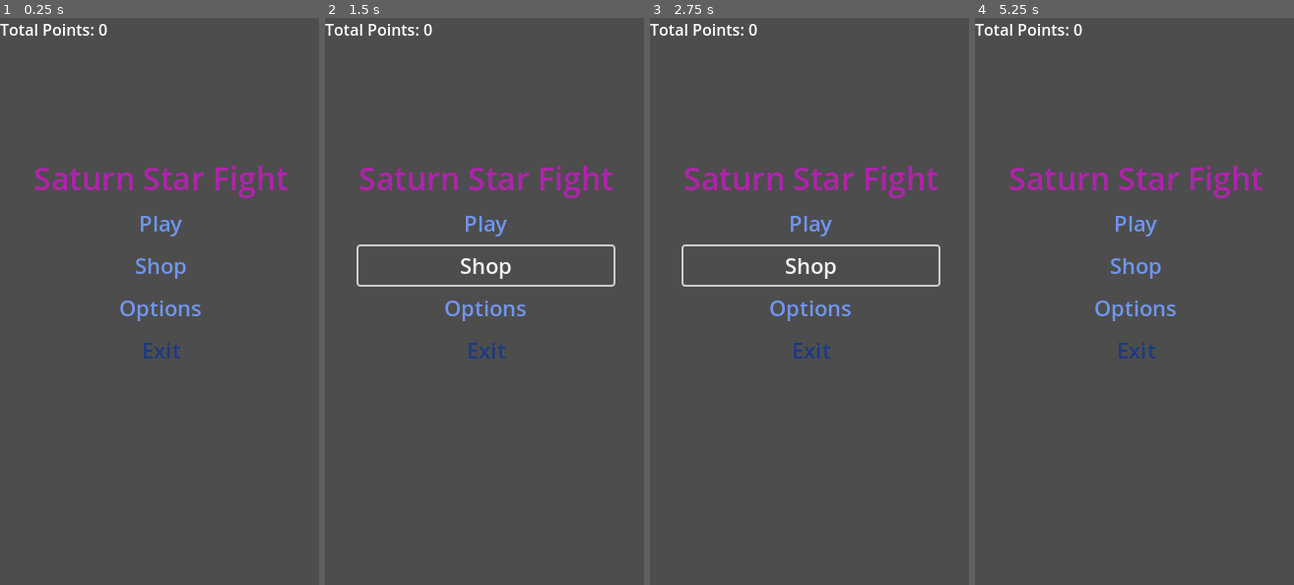
Above: before the commit, frames 1-4 (left to right).
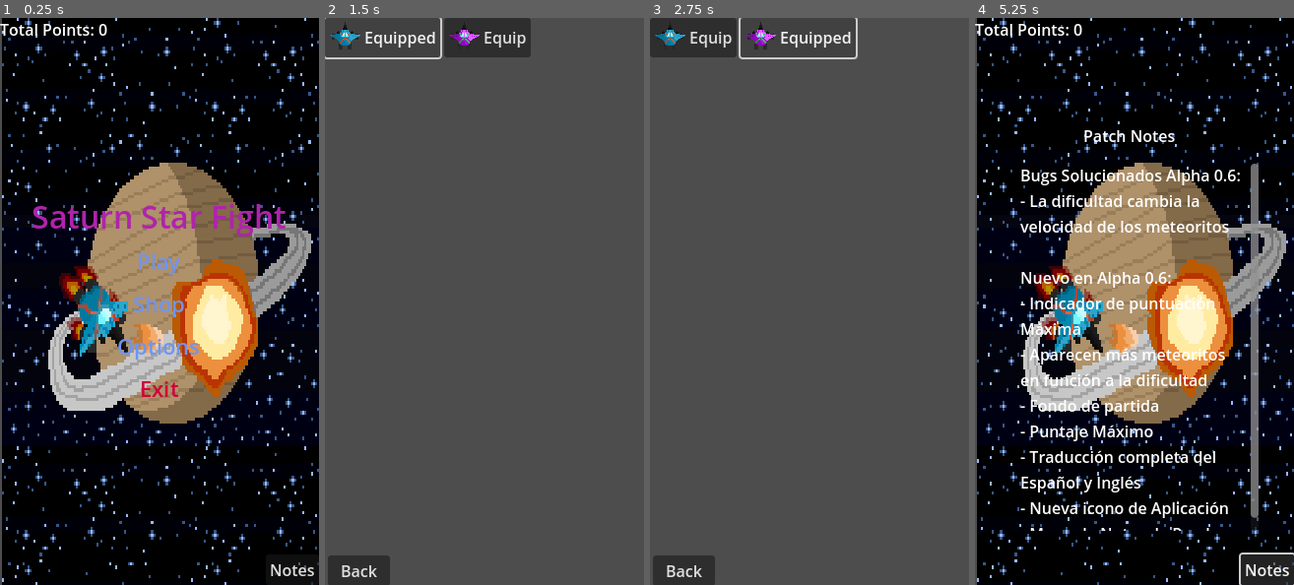
Above: after the commit, the same moments.

Repository: SaternDev/Saturn-Star-Fight-2
Game: Godot game, scene res://Scenes/start_menu.tscn
Same seed, same stepped clock (60 frames per second), same inputs: the game is played once before the commit and once after it.
Inputs (mouse positions are in pixels of both pictures, inside the frame that each line leads up to):
- Up to frame 1 (0.25 s): no input
- Up to frame 2 (1.5 s): click "Shop" at 0.5 s; click (382, 35) at 1.25 s, where only the run after the commit has a clickable "Equipped"
- Up to frame 3 (2.75 s): click (812, 35) at 2 s, where only the run after the commit has a clickable "Equip"
- Up to frame 4 (5.25 s): click (1019, 35) at 2.75 s, where only the run after the commit has a clickable "Equip"; click (1134, 307) at 3.5 s, where only the run before the commit has a clickable "Options"; click "Back" at 4.25 s; click (1268, 567) at 5 s, where only the run after the commit has a clickable "Notes"

The runs differ from the first frame. In frame 1, 99% of the frame differs, in the area x 0-100%, y 0-100%; in frame 2, 6.5%; in frame 3, 6.3%; in frame 4, 99%.

Commit message:
Feat
- Added Background in menu and in game
- Added one Skin
- Shop Interface
- Added Patch Notes

Diff:
--- a/Resources/Backgrounds/BackgroundLvl1.tscn
+++ b/Resources/Backgrounds/BackgroundLvl1.tscn
@@ -217,10 +217,11 @@
 }],
 "loop": true,
 "name": &"default",
-"speed": 6.0
+"speed": 8.0
 }]
 
 [node name="BackgroundLvl1" type="AnimatedSprite2D"]
 sprite_frames = SubResource("SpriteFrames_p0oge")
 autoplay = "default"
 frame_progress = 0.2584409
+speed_scale = 0.3
--- a/Resources/Player/player_ship.tscn
+++ b/Resources/Player/player_ship.tscn
@@ -1,8 +1,9 @@
-[gd_scene load_steps=16 format=3 uid="uid://r0qel3o0n6l"]
+[gd_scene load_steps=17 format=3 uid="uid://r0qel3o0n6l"]
 
 [ext_resource type="Texture2D" uid="uid://br1m4mue7e7qw" path="res://Sprites/ShipSprites/SpriteNave.png" id="1_jae6n"]
 [ext_resource type="Script" uid="uid://cl0ilqujwweey" path="res://Scripts/player_ship.gd" id="1_pkijf"]
 [ext_resource type="Texture2D" uid="uid://c1hfs7p8j02yq" path="res://Sprites/ShipSprites/Ship_Dead_Sheet.png" id="2_hhsqt"]
+[ext_resource type="Texture2D" uid="uid://bdbn6jm3d60tm" path="res://Sprites/RecolorShip_Purple.png" id="4_fxyh5"]
 [ext_resource type="AudioStream" uid="uid://b7nuxm1ft12ly" path="res://Audio/ShootAudio.mp3" id="4_inf54"]
 
 [sub_resource type="AtlasTexture" id="AtlasTexture_inf54"]
@@ -82,6 +83,14 @@
 "loop": true,
 "name": &"default",
 "speed": 5.0
+}, {
+"frames": [{
+"duration": 1.0,
+"texture": ExtResource("4_fxyh5")
+}],
+"loop": true,
+"name": &"defaultPurple",
+"speed": 5.0
 }]
 
 [sub_resource type="CapsuleShape2D" id="CapsuleShape2D_idj7w"]
--- a/Scenes/MainLevel.tscn
+++ b/Scenes/MainLevel.tscn
@@ -16,7 +16,7 @@
 script = ExtResource("4_o15vh")
 
 [node name="DificultyIncreaser" type="Timer" parent="GameController"]
-wait_time = 20.0
+wait_time = 15.0
 one_shot = true
 autostart = true
 
--- a/Scenes/start_menu.tscn
+++ b/Scenes/start_menu.tscn
@@ -1,7 +1,10 @@
-[gd_scene load_steps=3 format=3 uid="uid://cx8ckmq68eirw"]
+[gd_scene load_steps=6 format=3 uid="uid://cx8ckmq68eirw"]
 
 [ext_resource type="Script" uid="uid://ci33fslr24nwm" path="res://Scripts/GameUIScripts/start_menu.gd" id="1_juhg0"]
 [ext_resource type="AudioStream" uid="uid://bku5ldi1bxstp" path="res://Audio/MúsicaMenuInicial.mp3" id="2_jgtwh"]
+[ext_resource type="Texture2D" uid="uid://drq4dg77eogof" path="res://Imagenes/saturno_del_chino.png" id="3_626he"]
+[ext_resource type="PackedScene" uid="uid://cf3mkoxoyfy2x" path="res://UI/patch_notes.tscn" id="3_m6uer"]
+[ext_resource type="PackedScene" uid="uid://023j7hx0jj52" path="res://UI/shop.tscn" id="4_a43kq"]
 
 [node name="StartMenu" type="CanvasLayer"]
 script = ExtResource("1_juhg0")
@@ -14,53 +17,50 @@
 grow_horizontal = 2
 grow_vertical = 2
 
-[node name="CenterContainer" type="CenterContainer" parent="StartMenu"]
-layout_mode = 1
-anchors_preset = 8
-anchor_left = 0.5
-anchor_top = 0.5
-anchor_right = 0.5
-anchor_bottom = 0.5
-offset_left = -110.0
-offset_top = -186.0
-offset_right = 112.0
-offset_bottom = 107.0
-grow_horizontal = 2
-grow_vertical = 2
-
-[node name="VBoxContainer" type="VBoxContainer" parent="StartMenu/CenterContainer"]
-layout_mode = 2
-
-[node name="GameTitle" type="Label" parent="StartMenu/CenterContainer/VBoxContainer"]
+[node name="MarginContainer" type="MarginContainer" parent="StartMenu"]
+layout_mode = 1
+anchors_preset = 15
+anchor_right = 1.0
+anchor_bottom = 1.0
+grow_horizontal = 2
+grow_vertical = 2
+
+[node name="CenterContainer" type="CenterContainer" parent="StartMenu/MarginContainer"]
+layout_mode = 2
+
+[node name="VBoxContainer" type="VBoxContainer" parent="StartMenu/MarginContainer/CenterContainer"]
+layout_mode = 2
+
+[node name="GameTitle" type="Label" parent="StartMenu/MarginContainer/CenterContainer/VBoxContainer"]
 layout_mode = 2
 theme_override_colors/font_color = Color(0.6888266, 0.13857564, 0.6758372, 1)
 theme_override_font_sizes/font_size = 32
 text = "Saturn Star Fight"
 
-[node name="PlayBtn" type="Button" parent="StartMenu/CenterContainer/VBoxContainer"]
+[node name="PlayBtn" type="Button" parent="StartMenu/MarginContainer/CenterContainer/VBoxContainer"]
 layout_mode = 2
 theme_override_colors/font_color = Color(0.4346237, 0.58292305, 0.9356031, 1)
 theme_override_font_sizes/font_size = 22
 text = "Menu_btn_Play"
 flat = true
 
-[node name="ShopBtn" type="Button" parent="StartMenu/CenterContainer/VBoxContainer"]
+[node name="ShopBtn" type="Button" parent="StartMenu/MarginContainer/CenterContainer/VBoxContainer"]
 layout_mode = 2
 theme_override_colors/font_color = Color(0.4346237, 0.58292305, 0.9356031, 1)
 theme_override_font_sizes/font_size = 22
 text = "Menu_btn_Shop"
 flat = true
 
-[node name="OptionsBtn" type="Button" parent="StartMenu/CenterContainer/VBoxContainer"]
+[node name="OptionsBtn" type="Button" parent="StartMenu/MarginContainer/CenterContainer/VBoxContainer"]
 layout_mode = 2
 theme_override_colors/font_color = Color(0.4346237, 0.58292305, 0.9356031, 1)
 theme_override_font_sizes/font_size = 22
 text = "Menu_btn_Options"
 flat = true
 
-[node name="ExitBtn" type="Button" parent="StartMenu/CenterContainer/VBoxContainer"]
-layout_mode = 2
-theme_override_colors/font_color = Color(0.10758302, 0.22811851, 0.5143306, 1)
+[node name="ExitBtn" type="Button" parent="StartMenu/MarginContainer/CenterContainer/VBoxContainer"]
+layout_mode = 2
+theme_override_colors/font_color = Color(0.8195984, 0, 0.22486502, 1)
 theme_override_font_sizes/font_size = 22
 text = "Menu_btn_Exit"
 flat = true
@@ -76,6 +76,32 @@
 volume_db = -12.429
 autoplay = true
 mix_target = 2
+
+[node name="PatchNotes" type="Button" parent="StartMenu"]
+layout_mode = 1
+anchors_preset = 3
+anchor_left = 1.0
+anchor_top = 1.0
+anchor_right = 1.0
+anchor_bottom = 1.0
+offset_left = -54.0
+offset_top = -31.0
+grow_horizontal = 0
+grow_vertical = 0
+text = "Menu_btn_Notes"
+
+[node name="TextureRect" type="TextureRect" parent="StartMenu"]
+show_behind_parent = true
+z_index = -10
+layout_mode = 1
+anchors_preset = 15
+anchor_right = 1.0
+anchor_bottom = 1.0
+grow_horizontal = 2
+grow_vertical = 2
+mouse_filter = 2
+texture = ExtResource("3_626he")
+expand_mode = 2
 
 [node name="OptionsMenu" type="Control" parent="."]
 visible = false
@@ -159,8 +185,16 @@
 offset_bottom = 577.0
 text = "Options_btn_Back"
 
-[connection signal="button_down" from="StartMenu/CenterContainer/VBoxContainer/PlayBtn" to="." method="_on_play_btn_button_down"]
-[connection signal="button_down" from="StartMenu/CenterContainer/VBoxContainer/OptionsBtn" to="." method="_on_options_btn_button_down"]
-[connection signal="button_down" from="StartMenu/CenterContainer/VBoxContainer/ExitBtn" to="." method="_on_exit_btn_button_down"]
+[node name="PathcNotes" parent="." instance=ExtResource("3_m6uer")]
+visible = false
+
+[node name="Shop" parent="." instance=ExtResource("4_a43kq")]
+visible = false
+
+[connection signal="button_down" from="StartMenu/MarginContainer/CenterContainer/VBoxContainer/PlayBtn" to="." method="_on_play_btn_button_down"]
+[connection signal="button_down" from="StartMenu/MarginContainer/CenterContainer/VBoxContainer/ShopBtn" to="." method="_on_shop_btn_button_down"]
+[connection signal="button_down" from="StartMenu/MarginContainer/CenterContainer/VBoxContainer/OptionsBtn" to="." method="_on_options_btn_button_down"]
+[connection signal="button_down" from="StartMenu/MarginContainer/CenterContainer/VBoxContainer/ExitBtn" to="." method="_on_exit_btn_button_down"]
+[connection signal="button_down" from="StartMenu/PatchNotes" to="." method="_on_patch_notes_button_down"]
 [connection signal="item_selected" from="OptionsMenu/Options/HBoxContainer/Elecciones/IdiomaOpBtn" to="." method="_on_idioma_op_btn_item_selected"]
 [connection signal="button_down" from="OptionsMenu/AtrásBtn" to="." method="_on_atrás_btn_button_down"]
--- /dev/null
+++ b/Scripts/GameUIScripts/shop.gd
@@ -0,0 +1,37 @@
+extends Control
+
+
+#When scene loads, set the actual equipped skin
+func _ready() -> void:
+	if GlobalSave.game_data["skin_equipped"] == "Normal":
+		$MarginContainer/ScrollContainer/GridContainer/BtnNormalSkinBuy.text = "Equipped"
+		$MarginContainer/ScrollContainer/GridContainer/BtnPurpleSkinBuy.text = "Equip"
+	elif GlobalSave.game_data["skin_equipped"] == "Purple":
+		$MarginContainer/ScrollContainer/GridContainer/BtnPurpleSkinBuy.text = "Equipped"
+		$MarginContainer/ScrollContainer/GridContainer/BtnNormalSkinBuy.text = "Equip"
+
+#Puts in the button if it Shows Equip, Equiped or Buy
+func _process(_delta: float) -> void:
+	pass
+
+#Equips the Normal skin if you press the button
+func _on_btn_normal_skin_buy_button_down() -> void:
+	if not GlobalSave.game_data["skin_equipped"] == "Normal":
+		if $MarginContainer/ScrollContainer/GridContainer/BtnPurpleSkinBuy.text == "Equipped":
+			$MarginContainer/ScrollContainer/GridContainer/BtnPurpleSkinBuy.text = "Equip"
+		GlobalSave.game_data["skin_equipped"] = "Noraml"
+		$MarginContainer/ScrollContainer/GridContainer/BtnNormalSkinBuy.text = "Equipped"
+
+#Equips the Purple skin if you press the button
+func _on_btn_purple_skin_buy_button_down() -> void:
+	if $MarginContainer/ScrollContainer/GridContainer/BtnPurpleSkinBuy.text == "Equip" and not GlobalSave.game_data["skin_equipped"] == "Purple":
+		if $MarginContainer/ScrollContainer/GridContainer/BtnNormalSkinBuy.text == "Equipped":
+			$MarginContainer/ScrollContainer/GridContainer/BtnNormalSkinBuy.text = "Equip"
+		GlobalSave.game_data["skin_equipped"] = "Purple"
+		$MarginContainer/ScrollContainer/GridContainer/BtnPurpleSkinBuy.text = "Equipped"
+
+
+func _on_atrás_btn_button_down() -> void:
+	GlobalSave.save_game()
+	$"../StartMenu".visible = true
+	visible = false
--- a/Scripts/GameUIScripts/start_menu.gd
+++ b/Scripts/GameUIScripts/start_menu.gd
@@ -36,3 +36,17 @@
 	elif index == 1:
 		TranslationServer.set_locale("en")
 	$StartMenu/TotalPointsLbl.text = TranslationServer.translate("Menu_lbl_TotalPoints") + str(GlobalSave.game_data["total_points"])
+
+
+func _on_patch_notes_button_down() -> void:
+	if $PathcNotes.visible:
+		$PathcNotes.visible = false
+		$StartMenu/MarginContainer.visible = true
+	else:
+		$PathcNotes.visible = true
+		$StartMenu/MarginContainer.visible = false
+
+
+func _on_shop_btn_button_down() -> void:
+	$Shop.visible = true
+	$StartMenu.visible = false
--- a/Scripts/Saves/GLOBAL_SAVE.gd
+++ b/Scripts/Saves/GLOBAL_SAVE.gd
@@ -5,7 +5,8 @@
 var game_data : Dictionary = {
 	"total_points" = 0,
 	"max_score" = 0,
-	"languaje" = "English"
+	"languaje" = "English",
+	"skin_equipped" = "Normal"
 }
 
 func save_game() -> void:
--- a/Scripts/game_controller.gd
+++ b/Scripts/game_controller.gd
@@ -15,7 +15,7 @@
 func _process(_delta: float) -> void:
 	#Difficult Changer
 	if dificulty_increaser.is_stopped() and difficult < 15:
-		dificulty_increaser.start(20)
+		dificulty_increaser.start(15)
 		difficult += 1
 		difficultChange.emit(difficult)
 
--- a/Scripts/player_ship.gd
+++ b/Scripts/player_ship.gd
@@ -17,16 +17,22 @@
 var difficulty:int
 var shootCooldown = 0.3
 
+func _ready() -> void:
+	if GlobalSave.game_data["skin_equipped"] == "Normal":
+		$AnimatedSprite2D.play("default")
+	elif  GlobalSave.game_data["skin_equipped"] == "Purple":
+		$AnimatedSprite2D.play("defaultPurple")
+
 func _process(_delta: float) -> void:
 	#Gets Difficulty values
 	difficulty = game_controller.difficult
 
-	if Input.is_action_just_pressed("Shoot"):
-		shoot()
-
 	if animated_sprite_2d.animation == "Explosion":
 		if not animated_sprite_2d.is_playing():
 			lifeChanged.emit(true)
+	else:
+		if Input.is_action_just_pressed("Shoot"):
+			shoot()
 
 func _physics_process(_delta: float) -> void:
 	var Direction = Input.get_axis("Izquierda","Derecha")
--- a/Traductions/Traducciones.csv
+++ b/Traductions/Traducciones.csv
@@ -14,3 +14,5 @@
 GameOverMenu_lbl_MaxScore,Tu máxima puntuación es:,Your Max Score is:
 GameOverMenu_lbl_Title,Partida Perdida,Game Over
 GameOverMenu_btn_Play,Jugar,Play
+Menu_btn_Notes,Notas,Notes
+Notes_lbl_PatchNotes,Notas de Parche,Patch Notes
--- a/UI/game_over_menu.tscn
+++ b/UI/game_over_menu.tscn
@@ -49,7 +49,6 @@
 
 [node name="GameoverLbl" type="Label" parent="GameOverUI/OverMenu"]
 layout_mode = 2
-theme_override_colors/font_color = Color(0.18880078, 0.52156144, 0.8629976, 1)
 theme_override_fonts/font = SubResource("FontFile_x1am1")
 theme_override_font_sizes/font_size = 40
 text = "GameOverMenu_lbl_Title"
@@ -58,14 +57,12 @@
 
 [node name="PlayAgainBtn" type="Button" parent="GameOverUI/OverMenu"]
 layout_mode = 2
-theme_override_colors/font_color = Color(0, 0.5739927, 0.9945602, 1)
 theme_override_colors/font_pressed_color = Color(0, 0.57254905, 0.99607843, 1)
 text = "GameOverMenu_btn_Play"
 flat = true
 
 [node name="StartMenuBtn" type="Button" parent="GameOverUI/OverMenu"]
 layout_mode = 2
-theme_override_colors/font_color = Color(0, 0.5739927, 0.9945602, 1)
 theme_override_colors/font_pressed_color = Color(0, 0.57254905, 0.99607843, 1)
 text = "Menu"
 flat = true
@@ -79,12 +76,10 @@
 
 [node name="MaxScoreLbl" type="Label" parent="GameOverUI/VBoxContainer2"]
 layout_mode = 2
-theme_override_colors/font_color = Color(0.65588576, 0.0027990919, 0.90901875, 1)
 text = "GameOverMenu_lbl_MaxScore"
 
 [node name="maxScore" type="Label" parent="GameOverUI/VBoxContainer2"]
 layout_mode = 2
-theme_override_colors/font_color = Color(0.65588576, 0.0027990919, 0.90901875, 1)
 horizontal_alignment = 1
 vertical_alignment = 1
 
--- /dev/null
+++ b/UI/patch_notes.tscn
@@ -0,0 +1,49 @@
+[gd_scene format=3 uid="uid://cf3mkoxoyfy2x"]
+
+[node name="PathcNotes" type="CanvasLayer"]
+
+[node name="MarginContainer" type="MarginContainer" parent="."]
+anchors_preset = 15
+anchor_right = 1.0
+anchor_bottom = 1.0
+offset_left = 46.0
+offset_top = 98.0
+offset_right = -36.0
+offset_bottom = -55.0
+grow_horizontal = 2
+grow_vertical = 2
+size_flags_horizontal = 4
+size_flags_vertical = 4
+theme_override_constants/margin_top = 50
+
+[node name="ScrollContainer" type="ScrollContainer" parent="MarginContainer"]
+layout_mode = 2
+horizontal_scroll_mode = 0
+
+[node name="VBoxContainer" type="VBoxContainer" parent="MarginContainer/ScrollContainer"]
+layout_mode = 2
+size_flags_horizontal = 3
+alignment = 1
+
+[node name="NotesLbl" type="Label" parent="MarginContainer/ScrollContainer/VBoxContainer"]
+layout_mode = 2
+text = "Bugs Solucionados Alpha 0.6:
+- La dificultad cambia la velocidad de los meteoritos
+
+Nuevo en Alpha 0.6:
+- Indicador de puntuación Máxima
+- Aparecen más meteoritos en función a la dificultad
+- Fondo de partida
+- Puntaje Máximo
+- Traducción completa del Español y Inglés
+- Nueva icono de Aplicación
+- Menu de Notas de Parche"
+autowrap_mode = 2
+
+[node name="TitleLbl" type="Label" parent="."]
+offset_left = 40.0
+offset_top = 108.0
+offset_right = 274.0
+offset_bottom = 131.0
+text = "Notes_lbl_PatchNotes"
+horizontal_alignment = 1
--- /dev/null
+++ b/UI/shop.tscn
@@ -0,0 +1,58 @@
+[gd_scene load_steps=4 format=3 uid="uid://023j7hx0jj52"]
+
+[ext_resource type="Script" uid="uid://li5iu4rb6dpe" path="res://Scripts/GameUIScripts/shop.gd" id="1_35otv"]
+[ext_resource type="Texture2D" uid="uid://br1m4mue7e7qw" path="res://Sprites/ShipSprites/SpriteNave.png" id="1_ajbpu"]
+[ext_resource type="Texture2D" uid="uid://bdbn6jm3d60tm" path="res://Sprites/RecolorShip_Purple.png" id="1_pogqh"]
+
+[node name="Shop" type="Control"]
+layout_mode = 3
+anchors_preset = 15
+anchor_right = 1.0
+anchor_bottom = 1.0
+grow_horizontal = 2
+grow_vertical = 2
+script = ExtResource("1_35otv")
+
+[node name="MarginContainer" type="MarginContainer" parent="."]
+layout_mode = 1
+anchors_preset = 15
+anchor_right = 1.0
+anchor_bottom = 1.0
+grow_horizontal = 2
+grow_vertical = 2
+
+[node name="ScrollContainer" type="ScrollContainer" parent="MarginContainer"]
+layout_mode = 2
+horizontal_scroll_mode = 0
+
+[node name="GridContainer" type="GridContainer" parent="MarginContainer/ScrollContainer"]
+layout_mode = 2
+columns = 4
+
+[node name="BtnNormalSkinBuy" type="Button" parent="MarginContainer/ScrollContainer/GridContainer"]
+layout_mode = 2
+text = "Equipped"
+icon = ExtResource("1_ajbpu")
+
+[node name="BtnPurpleSkinBuy" type="Button" parent="MarginContainer/ScrollContainer/GridContainer"]
+layout_mode = 2
+text = "Equip"
+icon = ExtResource("1_pogqh")
+
+[node name="BtnPurpleSkinBuy3" type="Button" parent="MarginContainer/ScrollContainer/GridContainer"]
+visible = false
+layout_mode = 2
+text = "Buy"
+icon = ExtResource("1_pogqh")
+
+[node name="AtrásBtn" type="Button" parent="."]
+layout_mode = 0
+offset_left = 3.0
+offset_top = 546.0
+offset_right = 66.0
+offset_bottom = 577.0
+text = "Options_btn_Back"
+
+[connection signal="button_down" from="MarginContainer/ScrollContainer/GridContainer/BtnNormalSkinBuy" to="." method="_on_btn_normal_skin_buy_button_down"]
+[connection signal="button_down" from="MarginContainer/ScrollContainer/GridContainer/BtnPurpleSkinBuy" to="." method="_on_btn_purple_skin_buy_button_down"]
+[connection signal="button_down" from="AtrásBtn" to="." method="_on_atrás_btn_button_down"]
--- a/project.godot
+++ b/project.godot
@@ -11,7 +11,7 @@
 [application]
 
 config/name="Saturn Star Fight 2"
-config/version="0.5"
+config/version="0.6"
 run/main_scene="uid://cx8ckmq68eirw"
 config/features=PackedStringArray("4.5", "Mobile")
 config/icon="uid://mm0ga7du3gj7"
Binary file added: Imagenes/saturno_del_chino.png
Not shown, added: Imagenes/saturno_del_chino.png.import
Not shown, added: Scripts/GameUIScripts/shop.gd.uid
Binary file added: Sprites/RecolorShip_Purple.png
Not shown, added: Sprites/RecolorShip_Purple.png.import
Binary file changed: Traductions/Traducciones.en.translation
Binary file changed: Traductions/Traducciones.es.translation
Not shown, changed: export_presets.cfg
